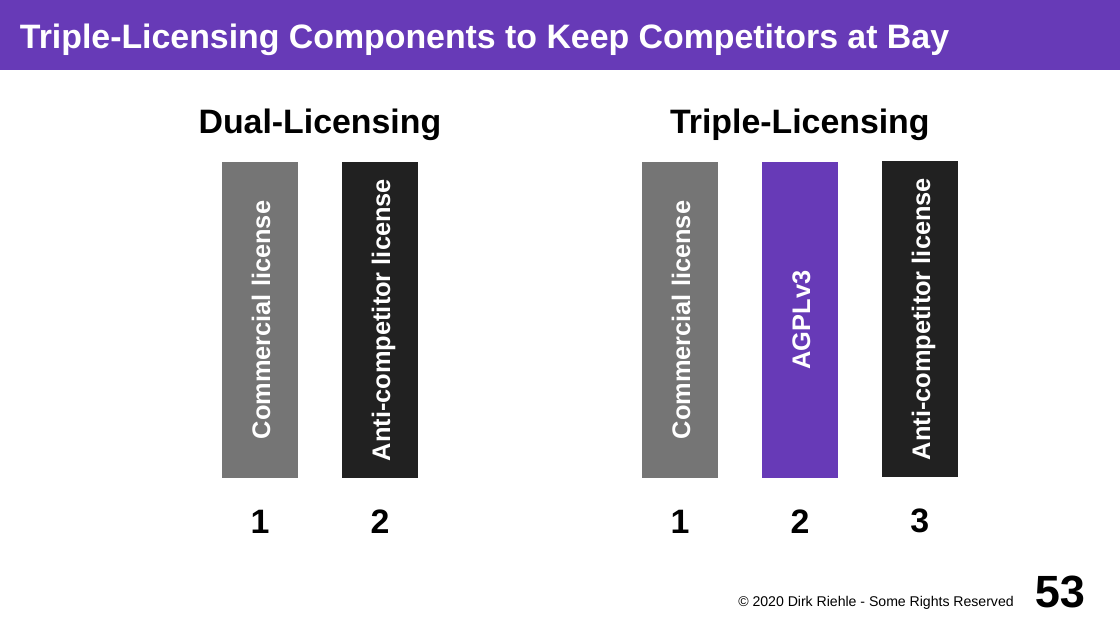
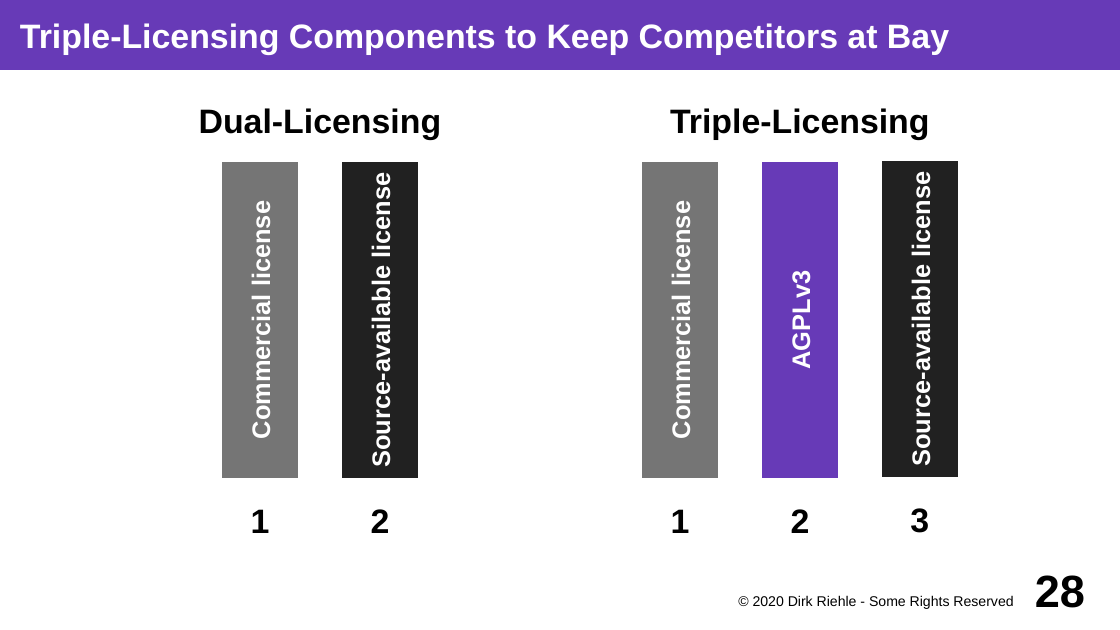
Before and after one commit to dirkriehle/coss-course, a slide deck: slide 28 of Lecture slides/COSS C04 - Product Strategies.odp (slide 53 before the commit). Drawn at 1120x630 pixels with LibreOffice and Linux fonts; fonts in the diff are those of the drawing. Boxes give left, top, right and bottom in pixels: in the first picture for what was removed or moved away, otherwise in the second. Text is boxed around its words. In the diff, an @@ line names an element or a change of style, - is before the commit and + after.

```diff
--- a/Lecture slides/COSS C04 - Product Strategies.odp
+++ b/Lecture slides/COSS C04 - Product Strategies.odp
@@ text in rectangle at bbox=[367, 181, 395, 462]: text changed @@
-Anti-competitor license
+Source-available license
@@ text in rectangle at bbox=[907, 180, 935, 461]: text changed @@
-Anti-competitor license
+Source-available license
@@ page number at bbox=[1035, 575, 1085, 608]: text changed @@
-53
+28
```
Also in this commit, not shown: 21 other slides changed, 2 slides added, 22 slides removed, 14 other files.
